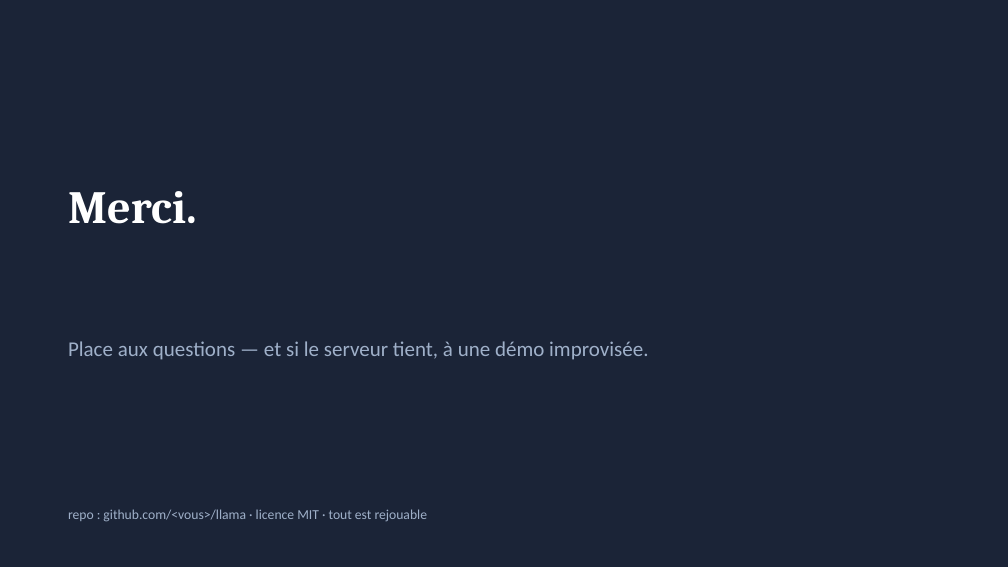
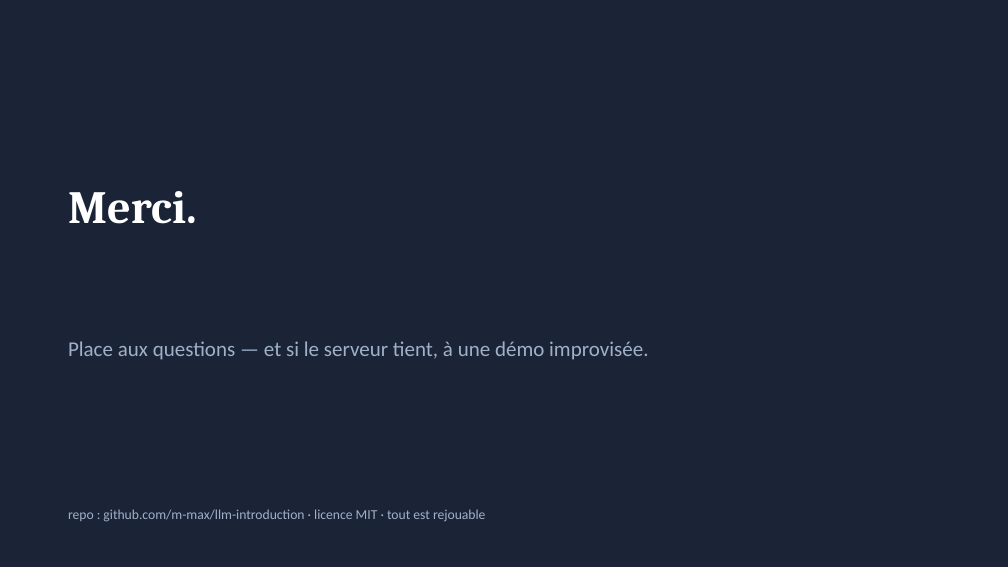
Before and after one commit to m-max/llm-introduction, a slide deck: slide 29 of presentation/llm-agentique-local.pptx. Drawn at 1008x567 pixels with LibreOffice and Linux fonts; fonts in the diff are those of the drawing. Boxes give left, top, right and bottom in pixels: in the first picture for what was removed or moved away, otherwise in the second. Text is boxed around its words. In the diff, an @@ line names an element or a change of style, - is before the commit and + after.

```diff
--- a/presentation/llm-agentique-local.pptx
+++ b/presentation/llm-agentique-local.pptx
@@ text at bbox=[68, 509, 486, 522]: text changed @@
-repo : github.com/<vous>/llama · licence MIT · tout est rejouable
+repo : github.com/m-max/llm-introduction · licence MIT · tout est rejouable
```
Also in this commit, not shown: 1 other slide changed, 5 other files.
